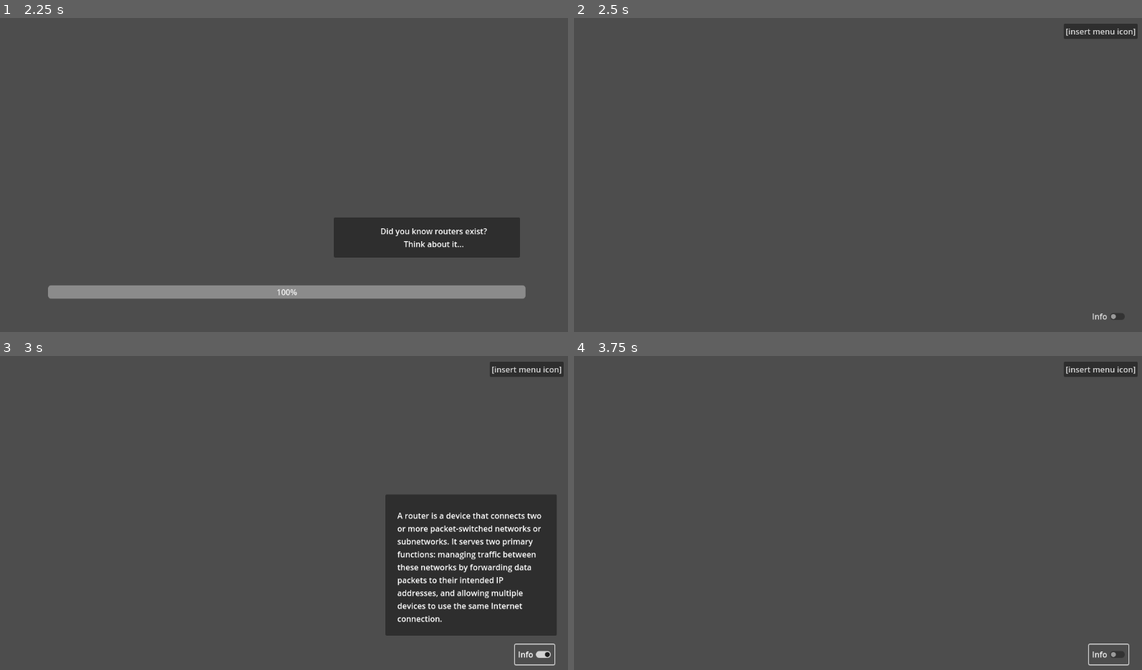
Above: before the commit, frames 1-4 (two rows, left to right).
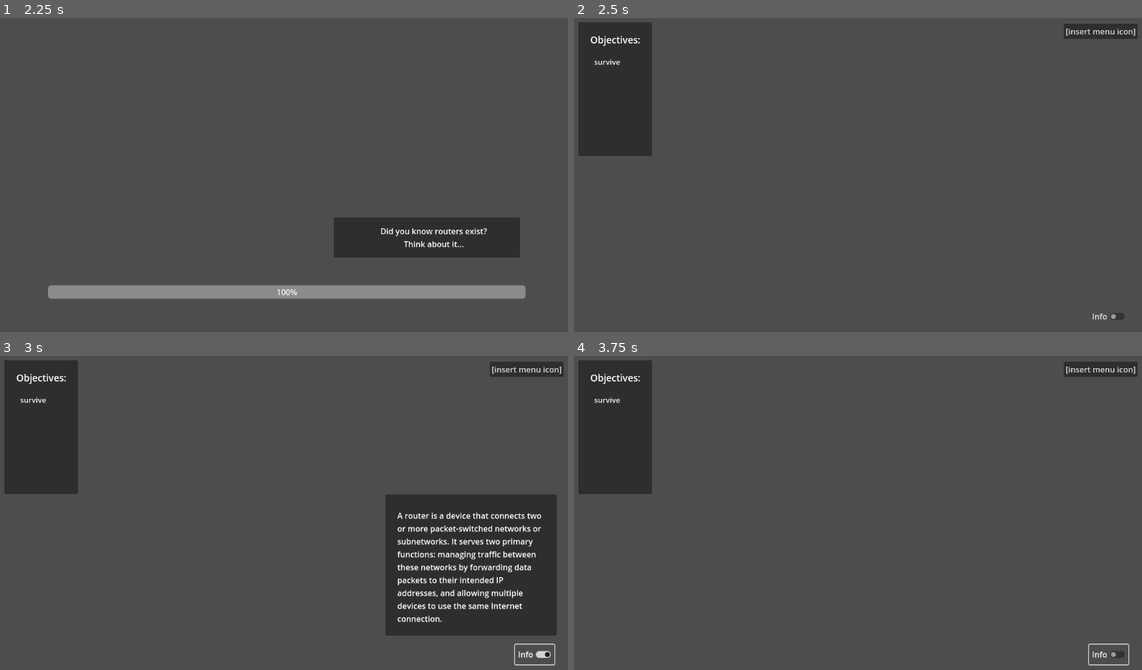
Above: after the commit, the same moments.

Repository: BcubeStudios/Netspace-Game
Game: Godot game, scene res://screens/opening.tscn
Same seed, same stepped clock (60 frames per second), same inputs: the game is played once before the commit and once after it.
Inputs:
- Up to frame 1 (2.25 s): click "START GAME" at 0.5 s
- Up to frame 2 (2.5 s): no input
- Up to frame 3 (3 s): click "Info" at 2.75 s
- Up to frame 4 (3.75 s): click "Info" at 3.5 s

Frame 1 is identical in both runs. In frame 2, 5.5% of the frame differs, in the area x 0-14%, y 1-44%; in frame 3, 5.5%; in frame 4, 5.5%.

Commit message:
changed demo

Diff:
--- a/GodotWorkspace/screens/demo_level.tscn
+++ b/GodotWorkspace/screens/demo_level.tscn
@@ -1,7 +1,8 @@
-[gd_scene load_steps=3 format=3 uid="uid://ddhmuwam3lrrg"]
+[gd_scene load_steps=4 format=3 uid="uid://ddhmuwam3lrrg"]
 
 [ext_resource type="Script" path="res://scripts/demo_level.gd" id="1_j08t0"]
 [ext_resource type="PackedScene" uid="uid://c6fth4mtmu8c0" path="res://screens/settings_menu.tscn" id="2_1ps50"]
+[ext_resource type="AudioStream" uid="uid://bar8iv8kegwxm" path="res://music/Free Game Soundtrack by chiphead64 - (hurry up).ogg" id="3_ruto6"]
 
 [node name="demo_level" type="Node2D"]
 script = ExtResource("1_j08t0")
@@ -50,5 +51,33 @@
 offset_bottom = 631.0
 text = "Info"
 
+[node name="objectivesPanel" type="Panel" parent="."]
+offset_left = 16.0
+offset_top = 17.0
+offset_right = 164.0
+offset_bottom = 287.0
+
+[node name="titleLabel" type="Label" parent="objectivesPanel"]
+layout_mode = 0
+offset_left = 24.0
+offset_top = 22.0
+offset_right = 130.0
+offset_bottom = 49.0
+theme_override_font_sizes/font_size = 19
+text = "Objectives: "
+
+[node name="objectivesLabel" type="Label" parent="objectivesPanel"]
+layout_mode = 0
+offset_left = 32.0
+offset_top = 69.0
+offset_right = 90.0
+offset_bottom = 92.0
+theme_override_font_sizes/font_size = 15
+text = "survive"
+
+[node name="AudioStreamPlayer2D" type="AudioStreamPlayer2D" parent="."]
+stream = ExtResource("3_ruto6")
+autoplay = true
+
 [connection signal="pressed" from="settingButton" to="." method="_on_setting_button_pressed"]
 [connection signal="toggled" from="info toggle" to="." method="_on_info_toggle_toggled"]
Not shown, added: GodotWorkspace/music/Free Game Soundtrack by chiphead64 - (hurry up).ogg.import
Not shown, added: GodotWorkspace/music/Free Game Soundtrack by chiphead64 - (hurry up).ogg
